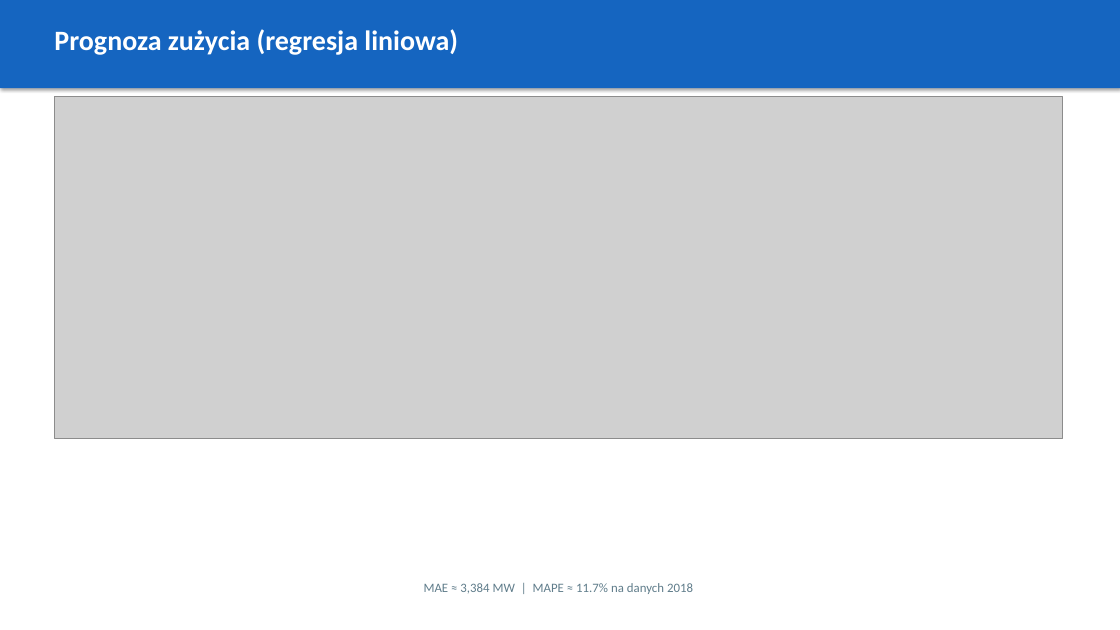
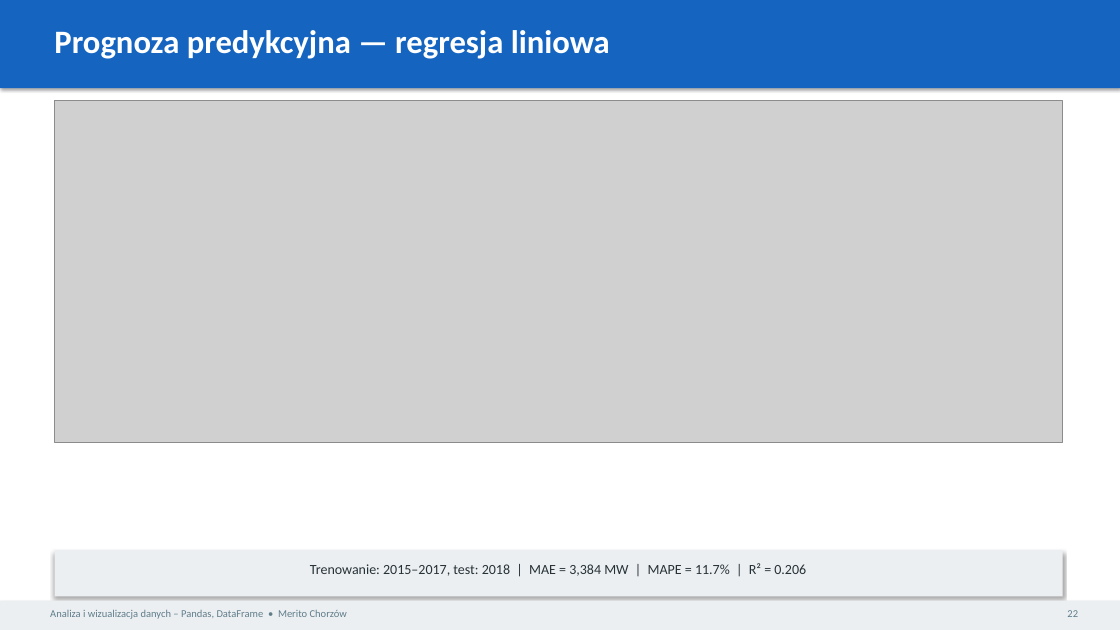
Before and after one commit to BartoszBugla/prognoza-zapotrzebowania-na-energie, a slide deck: slide 23 of docs/prezentacja.pptx (slide 10 before the commit). Drawn at 1120x630 pixels with LibreOffice and Linux fonts; fonts in the diff are those of the drawing; grey boxes stand for pictures. Boxes give left, top, right and bottom in pixels: in the first picture for what was removed or moved away, otherwise in the second. Text is boxed around its words. In the diff, an @@ line names an element or a change of style, - is before the commit and + after.

```diff
--- a/docs/prezentacja.pptx
+++ b/docs/prezentacja.pptx
@@ text at [54,30,610,59]: text changed; size 24 to 28 pt @@
-Prognoza zużycia (regresja liniowa)
+Prognoza predykcyjna — regresja liniowa
@@ picture: place and size @@
-picture at [55,97,1063,439]
+picture at [55,101,1063,443]
@@ rectangle added at [55,550,1063,597], fill #ECEFF1 @@
@@ text at [310,563,806,576]: text changed; size 11 to 12 pt; text colour #607D8B to #263238 @@
-MAE ≈ 3,384 MW | MAPE ≈ 11.7% na danych 2018
+Trenowanie: 2015–2017, test: 2018 | MAE = 3,384 MW | MAPE = 11.7% | R² = 0.206
@@ rectangle added at [0,601,1120,630], fill #ECEFF1 @@
@@ text added at [50,610,347,619], 9 pt, text #607D8B @@
+Analiza i wizualizacja danych – Pandas, DataFrame • Merito Chorzów
@@ text added at [1067,610,1078,617], 9 pt, text #607D8B @@
+22
```
Also in this commit, not shown: 5 other slides changed, 21 slides added, 6 slides removed, 5 other files.
